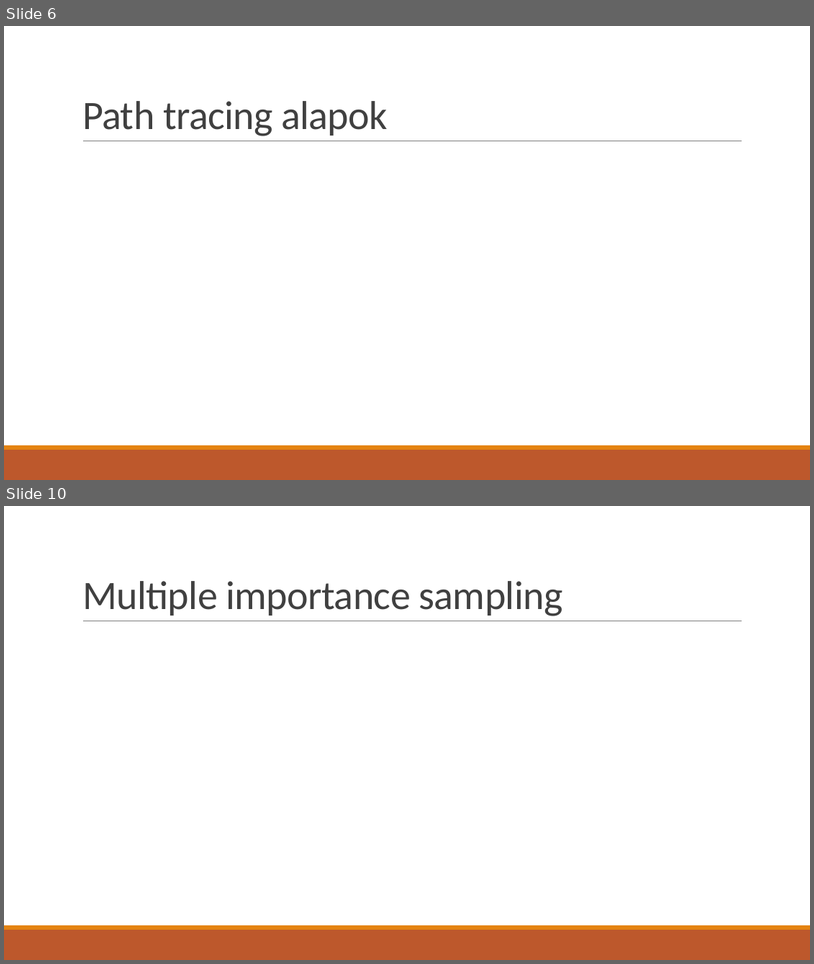
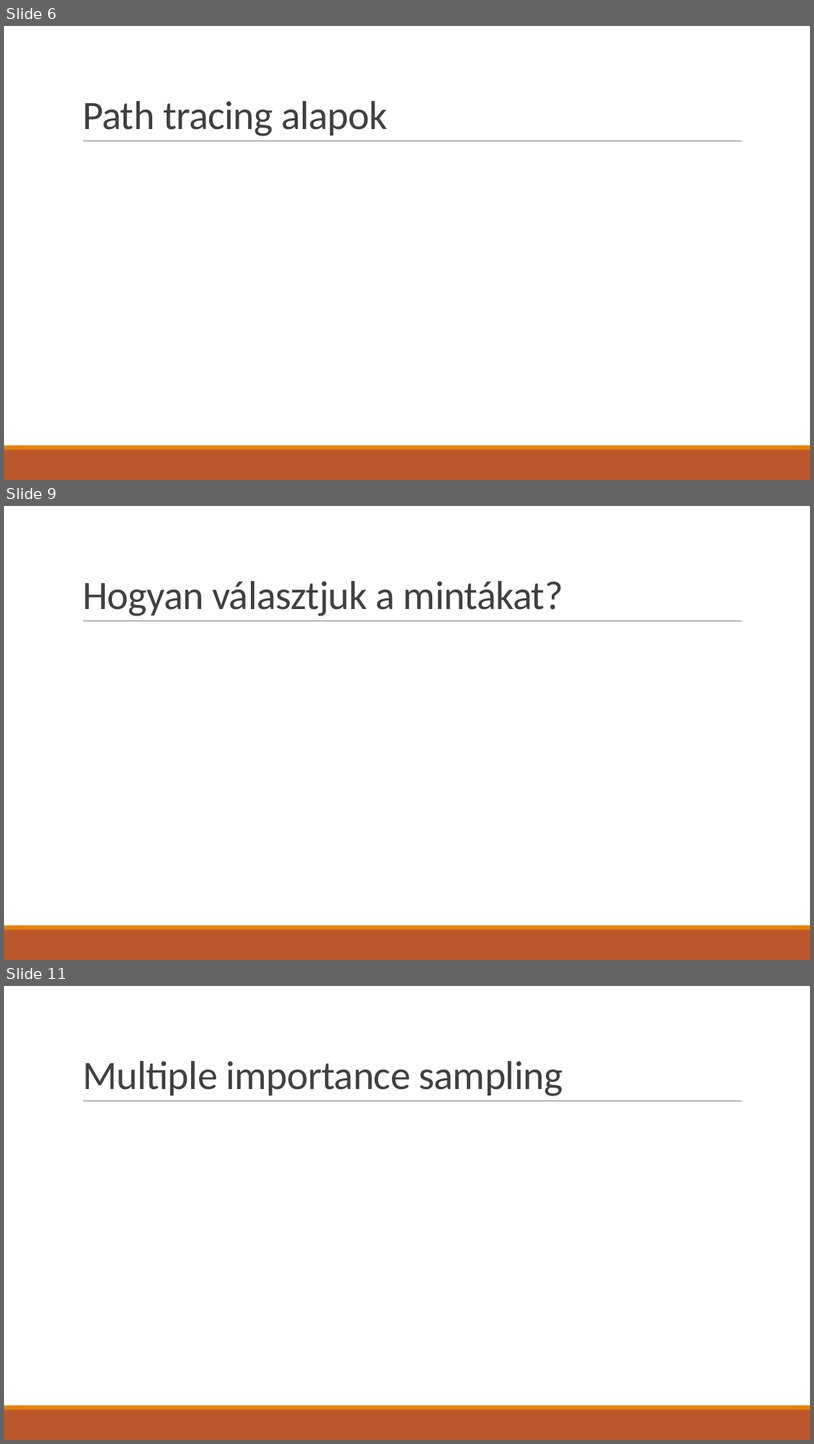
Before and after one commit to asylum2010/Asylum-s-ELTE-Exercises, a slide deck: PBR_EA_02.pptx. Shown one above the other, each under a label of ours: slides 6 and 10 before the commit, slides 6, 9 and 11 after it; the slides between them are not shown. The pictures are 814x964 and 814x1444 pixels, drawn with LibreOffice and Linux fonts; fonts in the diff are those of the drawing; grey boxes stand for pictures. Boxes give left, top, right and bottom in pixels: in the first picture for what was removed or moved away, otherwise in the second. Text is boxed around its words. In the diff, an @@ line names an element or a change of style, - is before the commit and + after.

```diff
--- a/PBR_EA_02.pptx
+++ b/PBR_EA_02.pptx
@@ slide 9 added at bbox=[4, 506, 810, 960], background #FFFFFF; not listed: 3 template elements that a slide beside it also shows @@
@@ title added at bbox=[82, 581, 563, 616], 48 pt, text #404040 @@
+Hogyan választjuk a mintákat?
@@ what was slide 10 is now slide 11 @@
```
Also in this commit, not shown: 6 slides changed, 1 other file.
